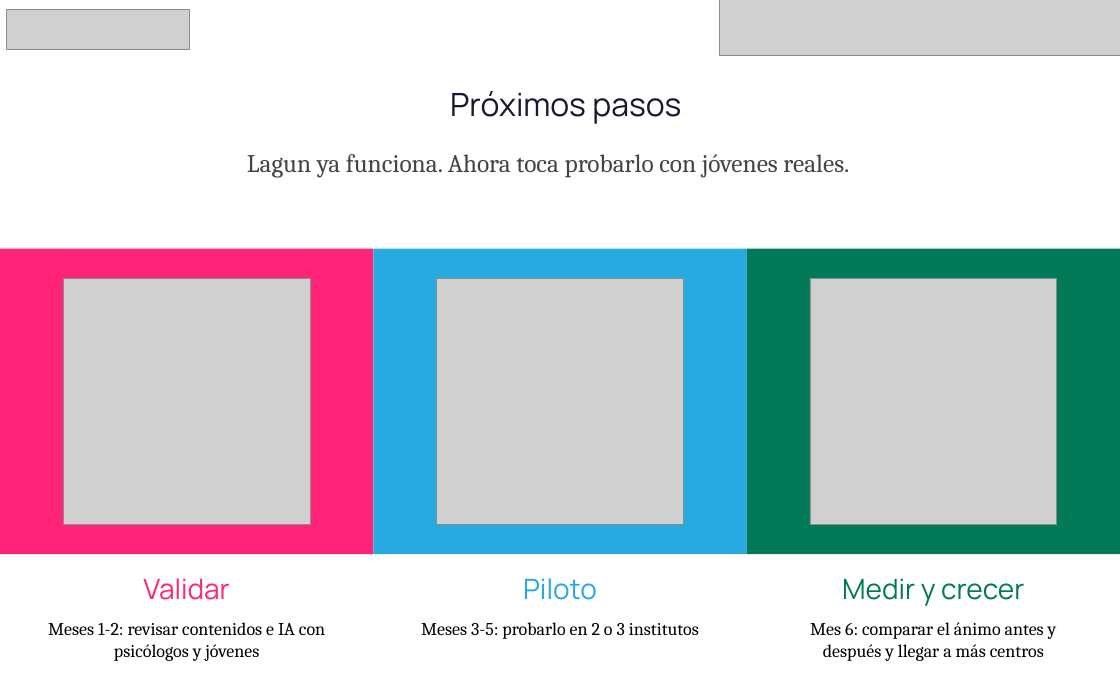
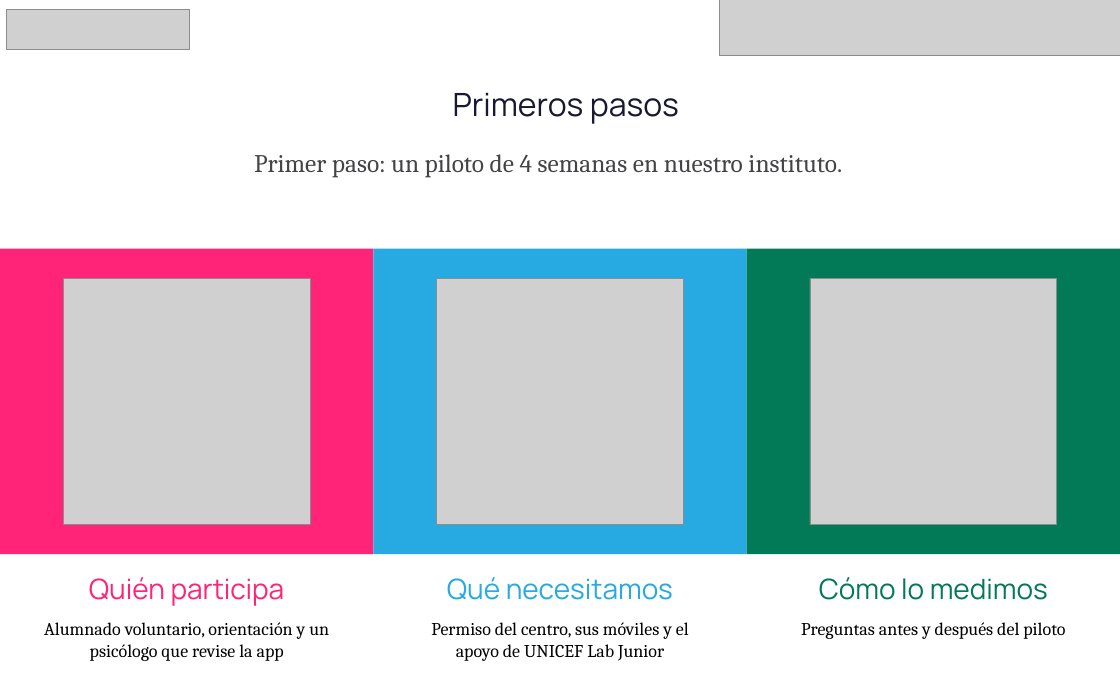
Before and after one commit to pertx1/Lagun, a slide deck: slide 10 of presentacion/Lagun-UNICEF-Lab-Junior.pptx (slide 13 before the commit). Drawn at 1120x700 pixels with LibreOffice and Linux fonts; fonts in the diff are those of the drawing; grey boxes stand for pictures. Boxes give left, top, right and bottom in pixels: in the first picture for what was removed or moved away, otherwise in the second. Text is boxed around its words. In the diff, an @@ line names an element or a change of style, - is before the commit and + after.

```diff
--- a/presentacion/Lagun-UNICEF-Lab-Junior.pptx
+++ b/presentacion/Lagun-UNICEF-Lab-Junior.pptx
@@ text at (x1=453, y1=92, x2=679, y2=124): text changed @@
-Próximos pasos
+Primeros pasos
@@ text at (x1=254, y1=154, x2=842, y2=177): text changed @@
-Lagun ya funciona. Ahora toca probarlo con jóvenes reales.
+Primer paso: un piloto de 4 semanas en nuestro instituto.
@@ text at (x1=89, y1=577, x2=285, y2=606): text changed @@
-Validar
+Quién participa
@@ text at (x1=447, y1=577, x2=673, y2=600): text changed @@
-Piloto
+Qué necesitamos
@@ text at (x1=819, y1=577, x2=1048, y2=600): text changed @@
-Medir y crecer
+Cómo lo medimos
@@ text at (x1=44, y1=622, x2=329, y2=661): text changed @@
-Meses 1-2: revisar contenidos e IA con psicólogos y jóvenes
+Alumnado voluntario, orientación y un psicólogo que revise la app
@@ text at (x1=431, y1=622, x2=689, y2=661): text changed @@
-Meses 3-5: probarlo en 2 o 3 institutos
+Permiso del centro, sus móviles y el apoyo de UNICEF Lab Junior
@@ text at (x1=801, y1=622, x2=1065, y2=639): text changed @@
-Mes 6: comparar el ánimo antes y después y llegar a más centros
+Preguntas antes y después del piloto
```
Also in this commit, not shown: 8 other slides changed, 2 slides removed.
